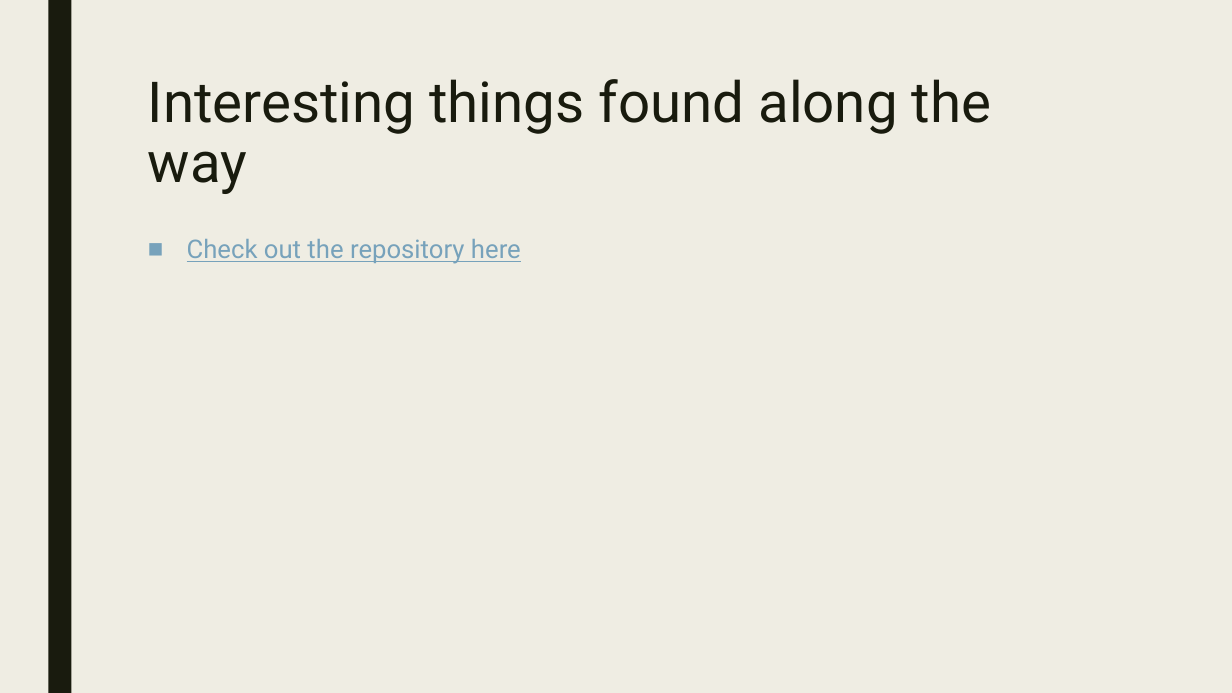
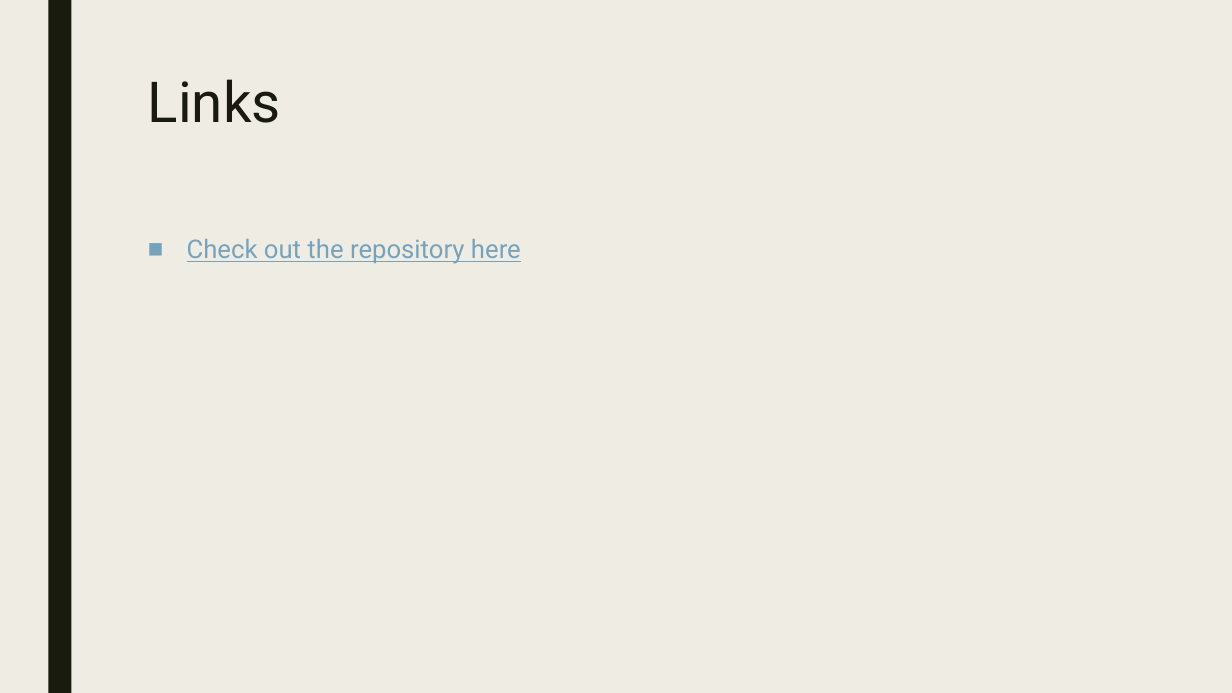
Before and after one commit to James-Ashley/sentiment_analysis, a slide deck: slide 14 of Group_project_deck.pptx (slide 13 before the commit). Drawn at 1232x693 pixels with LibreOffice and Linux fonts; fonts in the diff are those of the drawing. Boxes give left, top, right and bottom in pixels: in the first picture for what was removed or moved away, otherwise in the second. Text is boxed around its words. In the diff, an @@ line names an element or a change of style, - is before the commit and + after.

```diff
--- a/Group_project_deck.pptx
+++ b/Group_project_deck.pptx
@@ title at (x1=148, y1=79, x2=281, y2=123): text changed @@
-Interesting things found along the way
+Links
```
Also in this commit, not shown: 7 other slides changed, 2 slides added, 1 slide removed.
